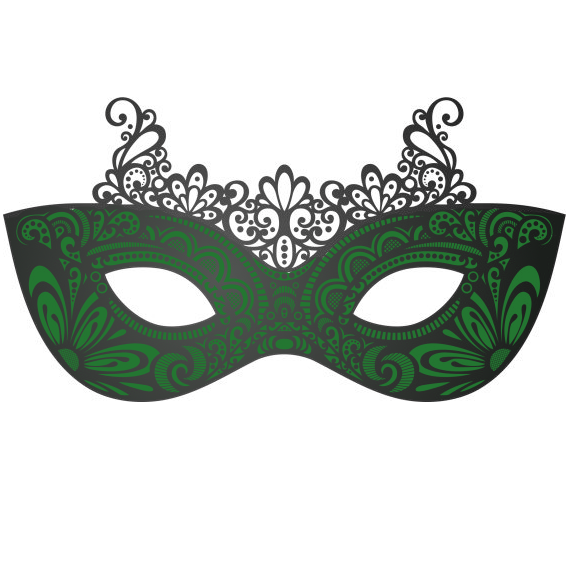
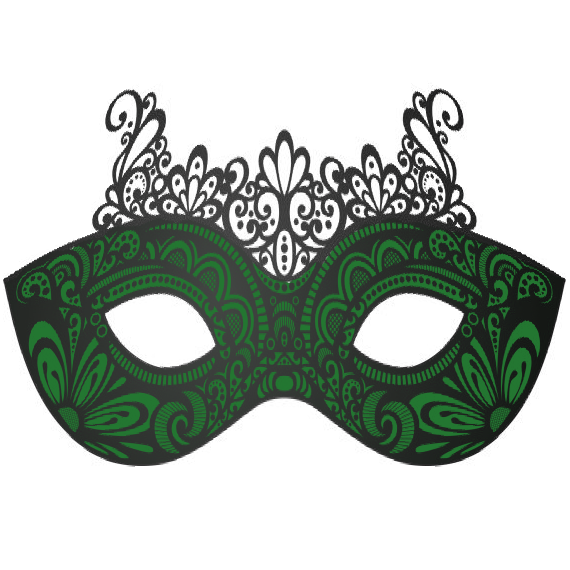
Layers edited between the first and the second 570×570 image:
added layer "icon.png copy #2" above "icon.png copy" over <box>3,82,566,467</box>
hid "icon.png copy" over <box>3,97,566,402</box>
painted on "Layer" over <box>6,204,564,464</box>
